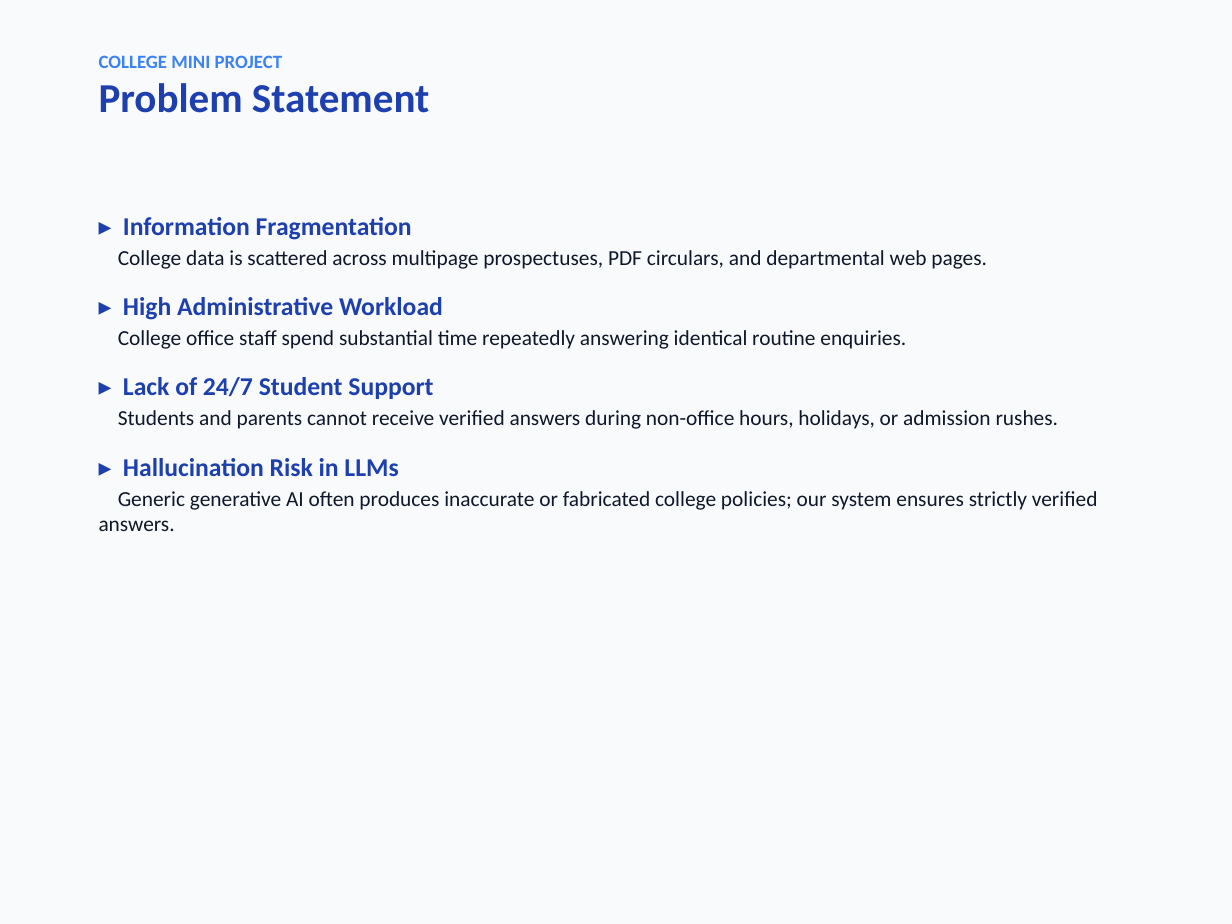
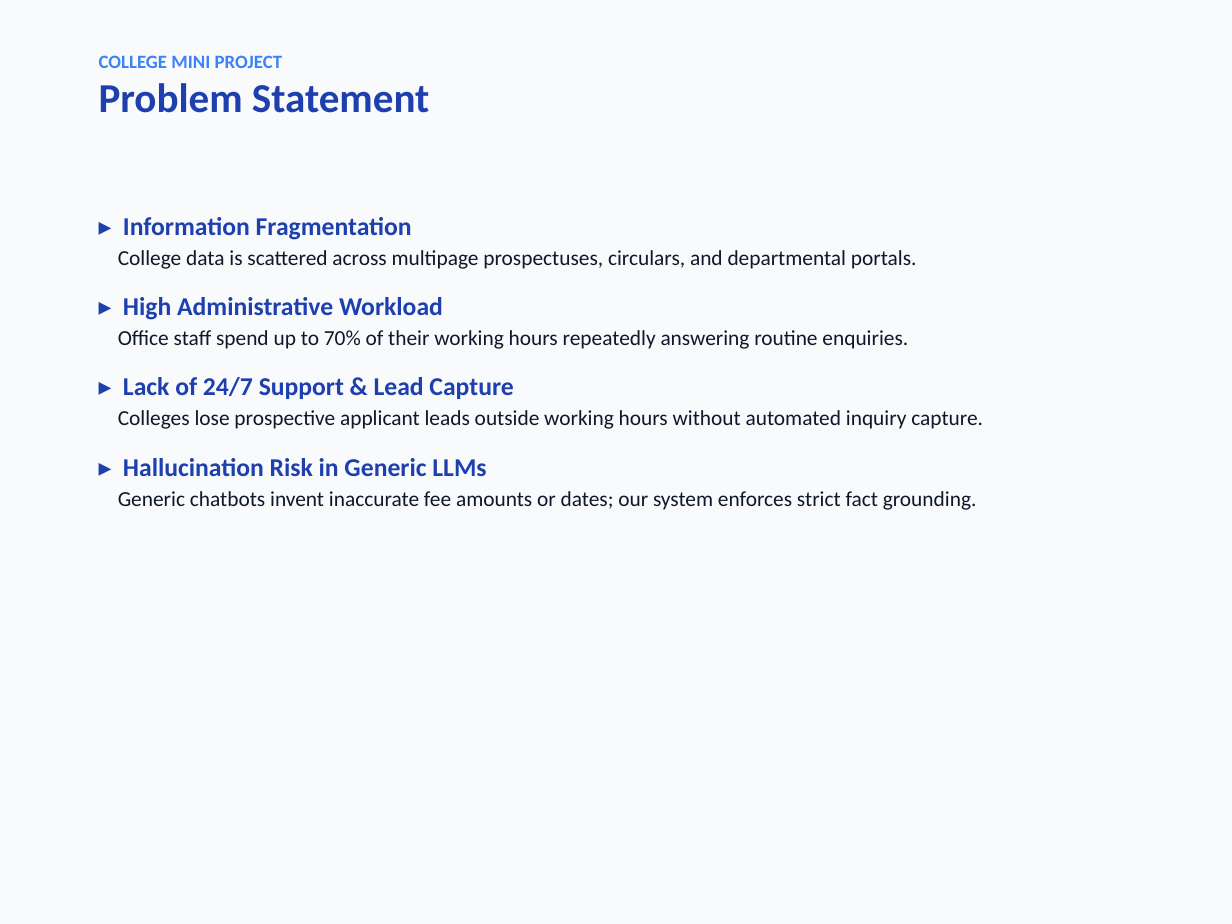
Before and after one commit to kvaruneshruban/AI-Based-College-Enquiry-Chatbot, a slide deck: slide 3 of documentation/presentation.pptx. Drawn at 1232x924 pixels with LibreOffice and Linux fonts; fonts in the diff are those of the drawing. Boxes give left, top, right and bottom in pixels: in the first picture for what was removed or moved away, otherwise in the second. Text is boxed around its words. In the diff, an @@ line names an element or a change of style, - is before the commit and + after.

Commit message:
feat: integrate Google Gemini AI, multi-turn memory, and enhanced UI assets

```diff
--- a/documentation/presentation.pptx
+++ b/documentation/presentation.pptx
@@ text at bbox=[118, 250, 917, 269]: text changed @@
-College data is scattered across multipage prospectuses, PDF circulars, and departmental web pages.
+College data is scattered across multipage prospectuses, circulars, and departmental portals.
@@ text at bbox=[118, 330, 983, 510]: text changed @@
-College office staff spend substantial time repeatedly answering identical routine enquiries.
-▸ Lack of 24/7 Student Support
-Students and parents cannot receive verified answers during non-office hours, holidays, or admission rushes.
-▸ Hallucination Risk in LLMs
-Generic generative AI often produces inaccurate or fabricated college policies; our system ensures strictly verified answers.
+Office staff spend up to 70% of their working hours repeatedly answering routine enquiries.
+▸ Lack of 24/7 Support & Lead Capture
+Colleges lose prospective applicant leads outside working hours without automated inquiry capture.
+▸ Hallucination Risk in Generic LLMs
+Generic chatbots invent inaccurate fee amounts or dates; our system enforces strict fact grounding.
```
Also in this commit, not shown: 10 other slides changed, 1 slide added, 1 slide removed, 50 other files.
